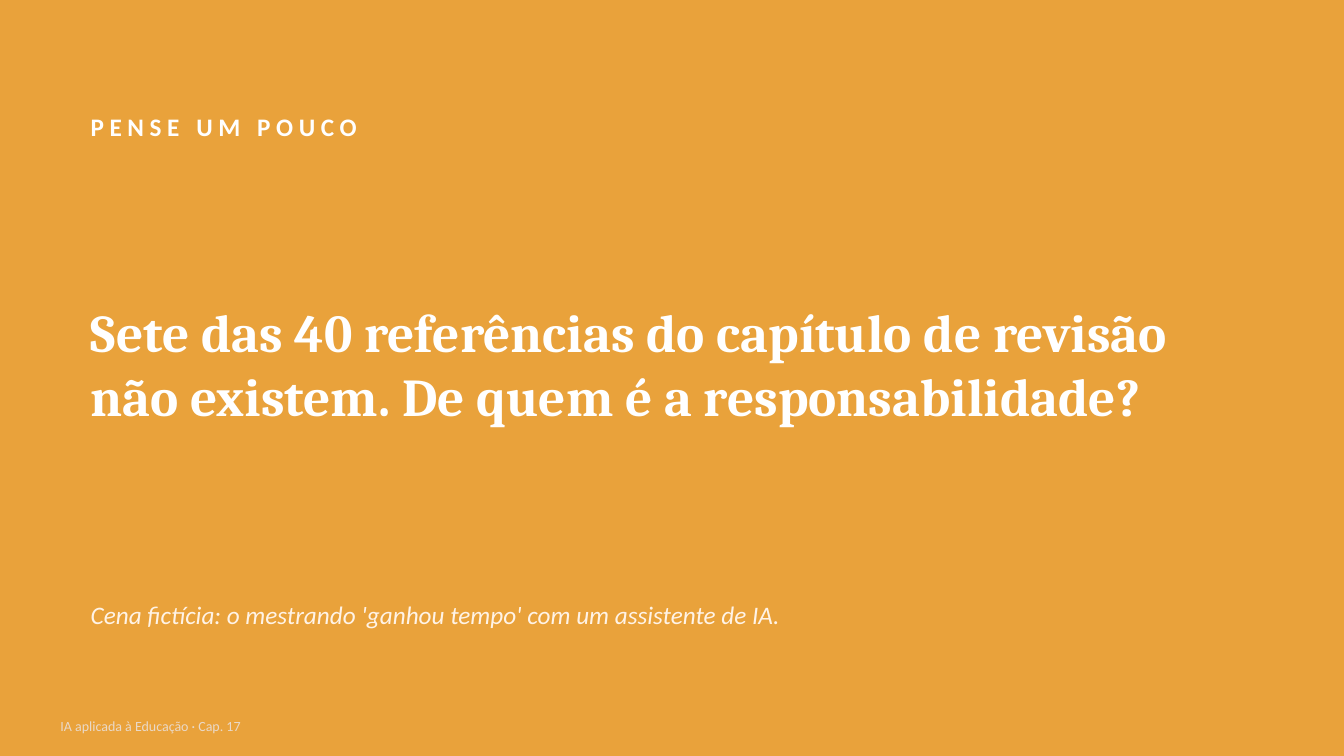
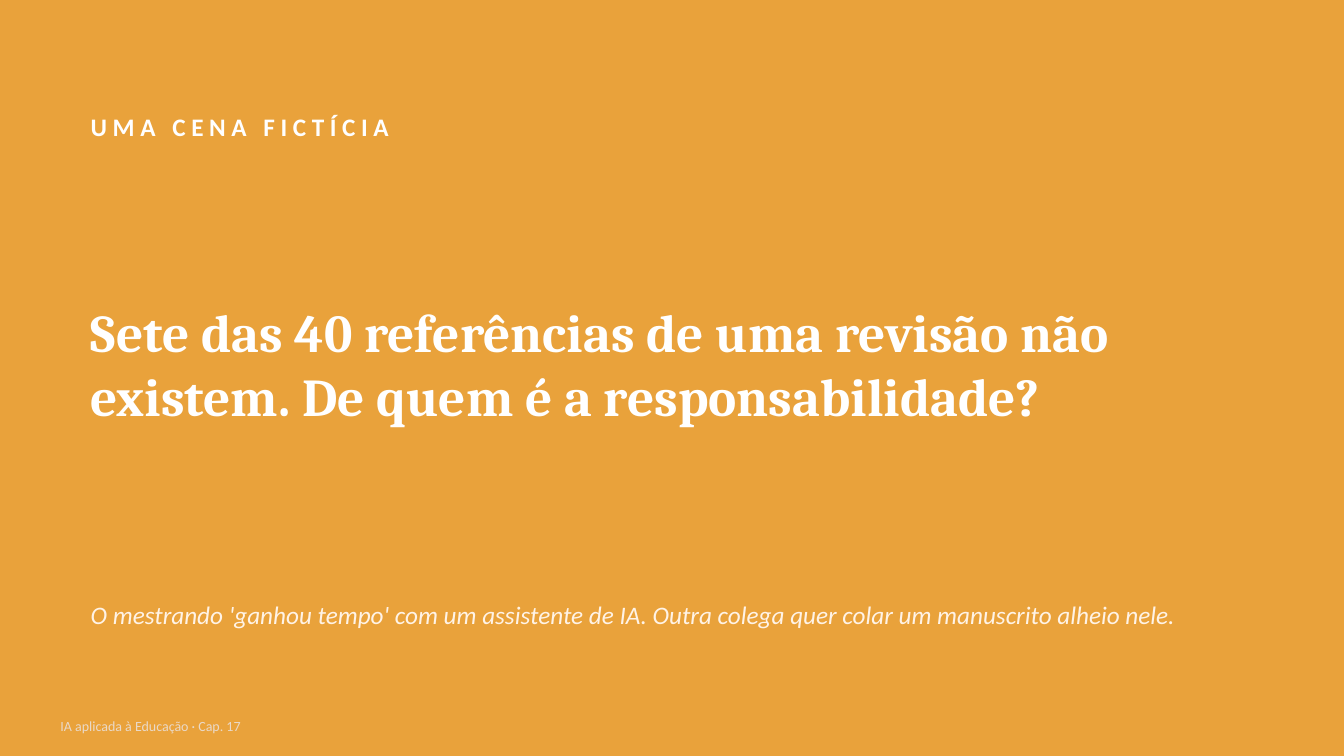
Before and after one commit to arakenmedeiros/claude, a slide deck: slide 3 of livro_ia_educacao/saida/pptx/Cap17_slides.pptx. Drawn at 1344x756 pixels with LibreOffice and Linux fonts; fonts in the diff are those of the drawing. Boxes give left, top, right and bottom in pixels: in the first picture for what was removed or moved away, otherwise in the second. Text is boxed around its words. In the diff, an @@ line names an element or a change of style, - is before the commit and + after.

```diff
--- a/livro_ia_educacao/saida/pptx/Cap17_slides.pptx
+++ b/livro_ia_educacao/saida/pptx/Cap17_slides.pptx
@@ text at [91, 115, 388, 136]: text changed @@
-PENSE UM POUCO
+UMA CENA FICTÍCIA
@@ text at [91, 314, 1109, 427]: text changed @@
-Sete das 40 referências do capítulo de revisão não existem. De quem é a responsabilidade?
+Sete das 40 referências de uma revisão não existem. De quem é a responsabilidade?
@@ text at [91, 606, 1174, 629]: text changed @@
-Cena fictícia: o mestrando 'ganhou tempo' com um assistente de IA.
+O mestrando 'ganhou tempo' com um assistente de IA. Outra colega quer colar um manuscrito alheio nele.
```
Also in this commit, not shown: 8 other slides changed, 13 slides added, 3 slides removed, 42 other files.
